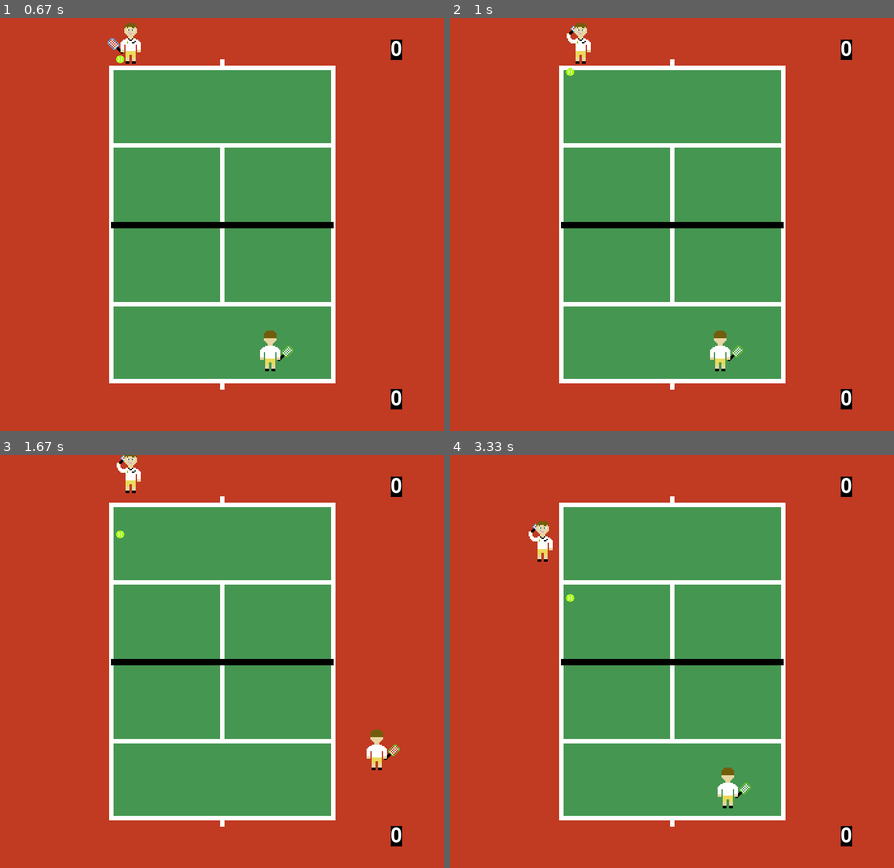
Above: before the commit, frames 1-4 (two rows, left to right).
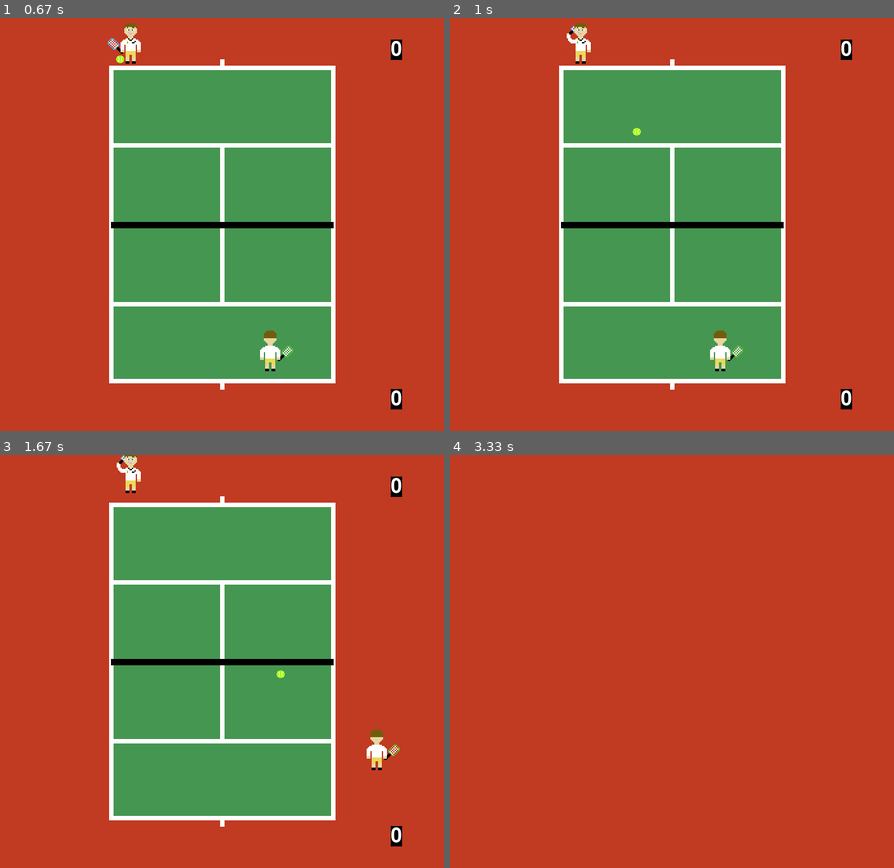
Above: after the commit, the same moments.

Repository: rafaelmcandeias/AASMA
Game: pygame game, started from Tennis_Game/tennis.py
The game is run twice, just before and just after one commit, with the same random seed, the same clock (stepped at 60 frames per second) and the same inputs.
Inputs:
- Up to frame 1 (0.67 s): tap Right Shift at 0.33 s
- Up to frame 2 (1 s): tap Tab at 0.67 s
- Up to frame 3 (1.67 s): hold Right 1-1.47 s; hold Up from 1.5 s (still down); hold W from 1.5 s (still down)
- Up to frame 4 (3.33 s): release Up at 1.8 s; release W at 1.8 s; hold Right 1.83-2.3 s; hold D 1.83-2.3 s; hold Left 2.33-2.87 s; hold A 2.33-2.87 s; hold Down 2.9-3.2 s; hold S 2.9-3.2 s; hold Left from 3.23 s (still down); hold A from 3.23 s (still down)

Frame 1 is identical in both runs. In frame 2, less than 0.1% of the frame differs, in the area x 26-43%, y 12-29%; in frame 3, less than 0.1%; in frame 4, 40%, in the area x 17-91%, y 5-95%.

Commit message:
esta quase

Diff:
--- a/Tennis_Game/sprites.py
+++ b/Tennis_Game/sprites.py
@@ -37,8 +37,8 @@
 
 # Vars for physichs
 AIR_RESISTANCE = 0.99
-GRAVITY = 9.8
-# Assume constant time passes between frames. Converted to milli seconds
+GRAVITY = 9.8e-6
+# Assume constant time passes between frames in milliseconds
 TIME = 2.9
 
 # ------------------------------------------------------------
@@ -263,7 +263,7 @@
 
             force = player.choose_force()
 
-        speedy = (abs(force) - abs(speedx)) * rnd.uniform(0.45, 0.95)
+        speedy = (abs(force) - abs(speedx)) * rnd.uniform(0.75, 0.95)
         if isinstance(player, Bottom_player):
             speedy = -speedy
         speedz = abs(force) - abs(speedx) - abs(speedy)
@@ -277,31 +277,23 @@
 
         # Movement requires update only if it is not stopped
         if self.speedx != 0:
-            # Air resistance has always direction opposed to speed
-            if self.speedx - (AIR_RESISTANCE * TIME) > 0:
-                self.speedx -= AIR_RESISTANCE * TIME
-            if self.speedx + (AIR_RESISTANCE * TIME) < 0:
-                self.speedx += AIR_RESISTANCE * TIME
-            posx = self.speedx * TIME
+            self.speedx *= AIR_RESISTANCE
+            posx += self.speedx * TIME
 
         # Updates posy ball
         if self.speedy != 0:
-            # Air resistance has always direction opposed to speed
-            if self.speedy - (AIR_RESISTANCE * TIME) > 0:
-                self.speedy -= AIR_RESISTANCE * TIME
-            elif self.speedy + (AIR_RESISTANCE * TIME) < 0:
-                self.speedy += AIR_RESISTANCE * TIME
-            posy = self.speedy * TIME
+            self.speedy *= AIR_RESISTANCE
+            posy += self.speedy * TIME
 
         # Updates posz ball
         # Gravity is always reducing z
         if self.speedz != 0 and self.z > 0:
             self.speedz -= (GRAVITY/2) * (TIME**2)
-            self.z += (self.speedz * TIME)
+            self.z += self.speedz * TIME
 
         # Updates rect only if it is moving
         if self.speedx != 0 or self.speedy != 0:
-            print("SPEED:", self.speedx, self.speedy, self.speedz)
+            print("SPEED2:", self.speedx, self.speedy, self.speedz)
             print("POS:", posx, posy, self.z)
             self.rect = self.rect.move(posx, posy)
 
@@ -318,9 +310,19 @@
             else:
                 server.image = images.robert_serve
 
-            # Gets other key pressed for server effects
-            keyState = pygame.key.get_pressed()
-            self.speedx, self.speedy, self.speedz = self.get_stroke_speed(keyState, server)
+            if isinstance(server, Top_player):
+                self.speedx = rnd.uniform(1.5, 2.25)
+            else:
+                self.speedx = rnd.uniform(-2.25, -1.5)
+
+            force = server.choose_force()
+            print("FORCE", force)
+            self.speedy = (abs(force) - abs(self.speedx)) * 0.85
+            if isinstance(server, Bottom_player):
+                self.speedy = -self.speedy
+            self.speedz = abs(force) - abs(self.speedx) - abs(self.speedy)
+            print("SPEED:", self.speedx, self.speedy, self.speedz)
+
             self.update_position()
             return 1
 
